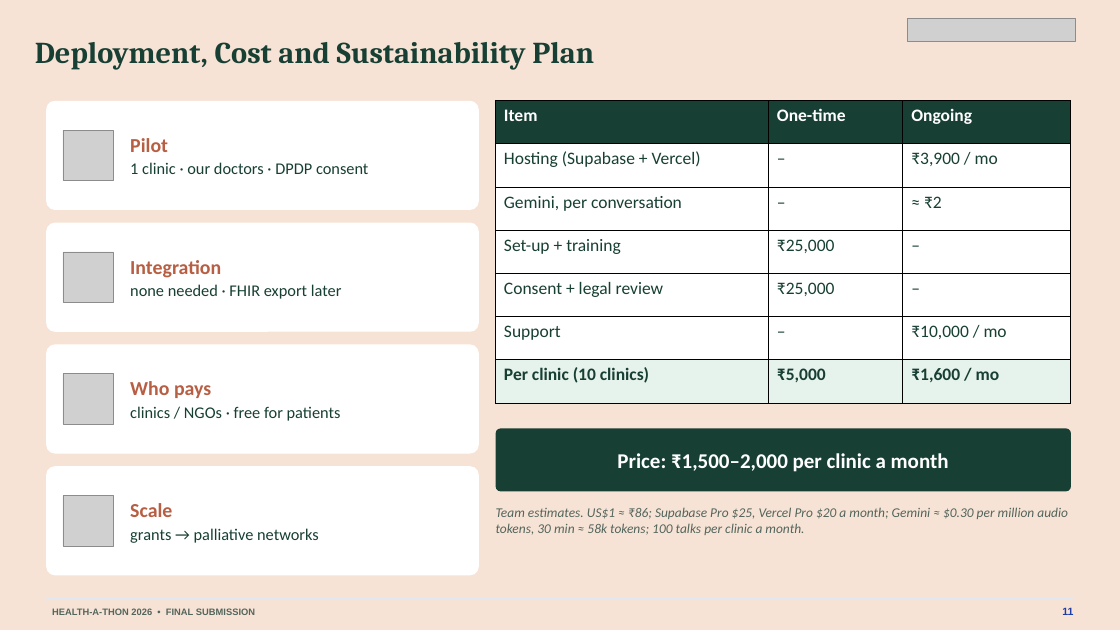
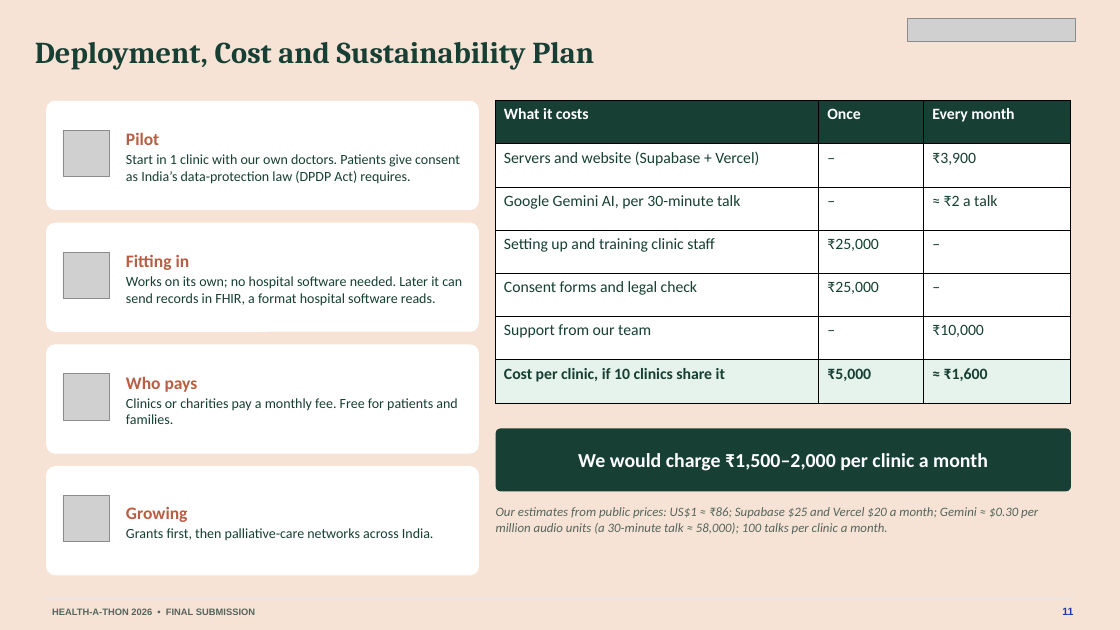
Before and after one commit to basithladdu/healthathon, a slide deck: slide 11 of output/final-submission/Sahara-Final-Presentation.pptx. Drawn at 1120x630 pixels with LibreOffice and Linux fonts; fonts in the diff are those of the drawing; grey boxes stand for pictures. Boxes give left, top, right and bottom in pixels: in the first picture for what was removed or moved away, otherwise in the second. Text is boxed around its words. In the diff, an @@ line names an element or a change of style, - is before the commit and + after.

```diff
--- a/output/final-submission/Sahara-Final-Presentation.pptx
+++ b/output/final-submission/Sahara-Final-Presentation.pptx
@@ table at [496,101,1071,403] @@
-row 1: Item | One-time | Ongoing
+row 1: What it costs | Once | Every month
-row 2, column 1: Hosting (Supabase + Vercel)
+row 2, column 1: Servers and website (Supabase + Vercel)
-row 2, column 3: ₹3,900 / mo
+row 2, column 3: ₹3,900
-row 3, column 1: Gemini, per conversation
+row 3, column 1: Google Gemini AI, per 30-minute talk
-row 3, column 3: ≈ ₹2
+row 3, column 3: ≈ ₹2 a talk
-row 4, column 1: Set-up + training
+row 4, column 1: Setting up and training clinic staff
-row 5, column 1: Consent + legal review
+row 5, column 1: Consent forms and legal check
-row 6, column 1: Support
+row 6, column 1: Support from our team
-row 6, column 3: ₹10,000 / mo
+row 6, column 3: ₹10,000
-row 7, column 1: Per clinic (10 clinics)
+row 7, column 1: Cost per clinic, if 10 clinics share it
-row 7, column 3: ₹1,600 / mo
+row 7, column 3: ≈ ₹1,600
@@ size 15 to 13.5 pt in "–", "–", "₹25,000", "–" and 4 more places @@
@@ picture: place and size @@
-picture at [63,130,113,181]
+picture at [63,130,109,176]
@@ text at [126,132,159,145]: size 17 to 15 pt in "Pilot"; less space between paragraphs @@
@@ text at [126,154,460,184]: text changed; size 14 to 12 pt @@
-1 clinic · our doctors · DPDP consent
+Start in 1 clinic with our own doctors. Patients give consent as India’s data-protection law (DPDP Act) requires.
@@ picture: place and size @@
-picture at [63,252,113,302]
+picture at [63,252,109,298]
@@ text at [126,254,462,306]: text changed; size 14 to 12 pt @@
-Integration
-none needed · FHIR export later
+Fitting in
+Works on its own; no hospital software needed. Later it can send records in FHIR, a format hospital software reads.
@@ picture: place and size @@
-picture at [63,374,113,424]
+picture at [63,374,109,420]
@@ text at [126,376,198,392]: size 17 to 15 pt in "Who pays"; less space between paragraphs @@
@@ text at [126,398,457,424]: text changed; size 14 to 12 pt @@
-clinics / NGOs · free for patients
+Clinics or charities pay a monthly fee. Free for patients and families.
@@ text at [578,453,988,471]: text changed; size 18 to 17 pt @@
-Price: ₹1,500–2,000 per clinic a month
+We would charge ₹1,500–2,000 per clinic a month
@@ picture: place and size @@
-picture at [63,496,113,546]
+picture at [63,496,109,542]
@@ text at [126,507,434,540]: text changed; size 14 to 12 pt @@
-Scale
-grants → palliative networks
+Growing
+Grants first, then palliative-care networks across India.
@@ text at [496,507,1038,534]: text changed; size 11.5 to 11 pt @@
-Team estimates. US$1 ≈ ₹86; Supabase Pro $25, Vercel Pro $20 a month; Gemini ≈ $0.30 per million audio tokens, 30 min ≈ 58k tokens; 100 talks per clinic a month.
+Our estimates from public prices: US$1 ≈ ₹86; Supabase $25 and Vercel $20 a month; Gemini ≈ $0.30 per million audio units (a 30-minute talk ≈ 58,000); 100 talks per clinic a month.
```
Also in this commit, not shown: 12 other slides changed, 8 other files.
